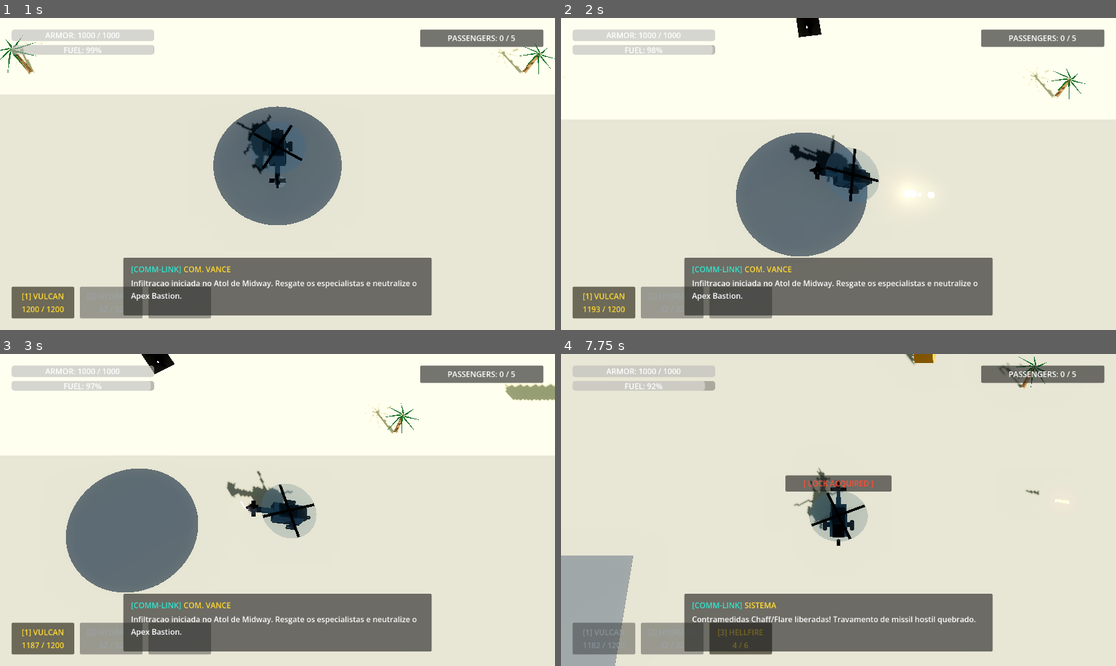
Above: before the commit, frames 1-4 (two rows, left to right).
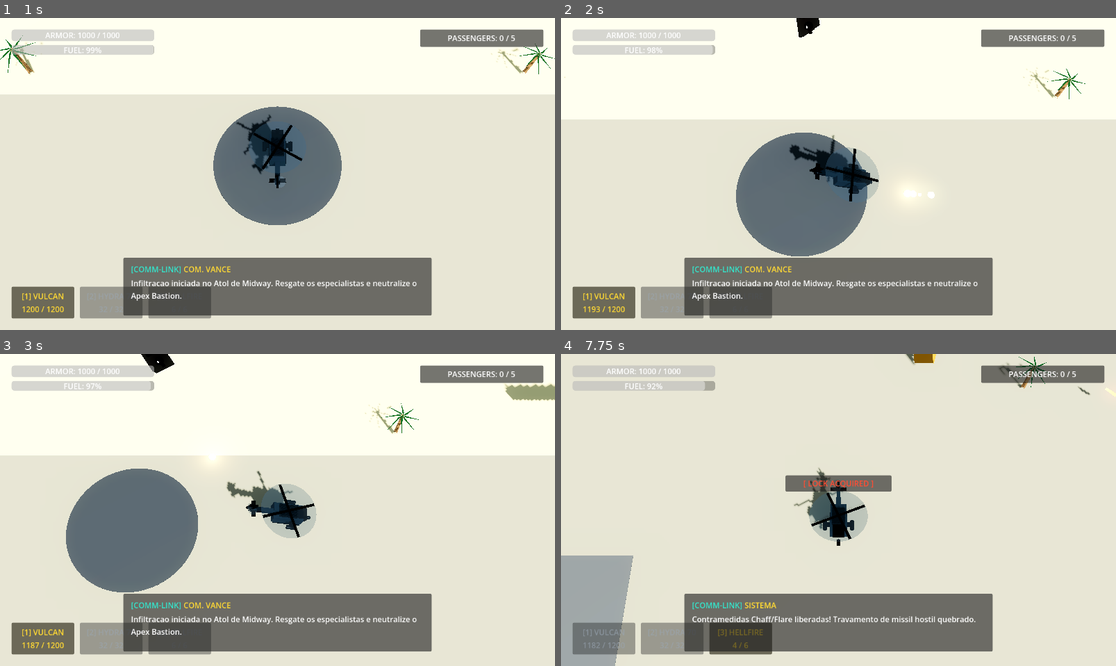
Above: after the commit, the same moments.

Repository: alexcamargos/BlackoutStrike
Game: Godot game, scene res://scenes/core/main.tscn
Same seed, same stepped clock (60 frames per second), same inputs: the game is played once before the commit and once after it.
Inputs (mouse positions are in pixels of both pictures, inside the frame that each line leads up to):
- Up to frame 1 (1 s): click "INICIAR INCURSAO" at 0.5 s
- Up to frame 2 (2 s): tap Enter at 1.25 s; move the mouse to (960, 158) at 1.27 s; press the mouse at (960, 158) at 1.28 s; hold D (move_east) from 1.28 s (still down)
- Up to frame 3 (3 s): release D (move_east) at 2 s; release the mouse at (399, 494) at 2 s; drag from (166, 525) to (249, 572) at 2.02 s; move the mouse to (333, 441) at 2.77 s; hold D (move_east) from 2.78 s (still down); tap 1 (weapon_slot_1) at 2.85 s
- Up to frame 4 (7.75 s): release D (move_east) at 3.5 s; drag from (810, 572) to (672, 463) at 3.52 s; move the mouse to (1005, 556) at 4.27 s; hold A (move_west) 4.28-5 s; tap 3 (weapon_slot_3) at 4.35 s; drag from (672, 463) to (755, 432) at 5.02 s; move the mouse to (866, 510) at 5.77 s; hold S (move_south) 5.78-6.5 s; tap Ctrl at 5.85 s; click (866, 510) at 5.92 s; drag from (755, 432) to (727, 525) at 6.52 s; click "INSTALAR FIRMWARE" at 7.25 s

Frame 1 is identical in both runs. In frame 2, less than 0.1% of the frame differs, in the area x 42-47%, y 1-7%; in frame 3, less than 0.1%; in frame 4, less than 0.1%, in the area x 83-99%, y 10-49%.

Commit message:
fix(ai): corrigir ordem de orientacao de torreta e desalocacao em teste

Diff:
--- a/scripts/components/enemy_ai_controller.gd
+++ b/scripts/components/enemy_ai_controller.gd
@@ -115,6 +115,37 @@
 	_update_target_player()
 	_update_combat_loop(delta)
 	_update_movement(delta)
+	_update_procedural_animations(delta)
+
+
+## Executa micro-animações procedurais conforme o arquétipo hostil (bobbing aéreo, balanço náutico, oscilação de radar).
+##
+## Args:
+##     delta (float): Intervalo de tempo em segundos.
+##
+## Returns:
+##     void
+func _update_procedural_animations(delta: float) -> void:
+	if parent_body == null or not is_instance_valid(parent_body) or not parent_body.is_inside_tree():
+		return
+
+	var model: Node3D = parent_body.get_node_or_null("ModelContainer") as Node3D
+	if model == null:
+		return
+
+	var t: float = float(Time.get_ticks_msec()) * 0.004
+	match stats_data.behavior:
+		EnemyStatsData.BehaviorType.AIR_INTERCEPTOR:
+			model.position.y = sin(t * 1.5) * 0.12
+			model.rotation.z = sin(t) * 0.05
+		EnemyStatsData.BehaviorType.NAVAL_PATROL:
+			model.rotation.x = sin(t * 1.2) * 0.04
+			model.rotation.z = cos(t * 0.9) * 0.04
+		EnemyStatsData.BehaviorType.STATIC_TURRET:
+			if turret_node != null and is_instance_valid(turret_node):
+				var radar: Node3D = turret_node.get_node_or_null("RadarDome") as Node3D
+				if radar != null:
+					radar.rotate_y(2.5 * delta)
 
 
 ## Atualiza a referência do jogador ativo na árvore de cena.
@@ -165,27 +196,33 @@
 ## Returns:
 ##     void
 func _orient_towards(target_pos: Vector3, delta: float) -> void:
+	if parent_body == null or not is_instance_valid(parent_body):
+		return
+
 	var my_pos: Vector3 = parent_body.global_position
 	var look_dir: Vector3 = (target_pos - my_pos)
-	if stats_data.behavior != EnemyStatsData.BehaviorType.AIR_INTERCEPTOR:
+	var is_air: bool = stats_data != null and stats_data.behavior == EnemyStatsData.BehaviorType.AIR_INTERCEPTOR
+	var is_static: bool = stats_data != null and stats_data.behavior == EnemyStatsData.BehaviorType.STATIC_TURRET
+
+	if not is_air:
 		look_dir.y = 0.0
 
 	if look_dir.length_squared() > 0.01:
 		var target_basis: Basis = Basis.looking_at(look_dir.normalized(), Vector3.UP)
 
-		# Apontamento angular da torreta desacoplada em direção ao alvo
+		# 1. Corpo pai rotaciona suavemente primeiro (exceto STATIC_TURRET, cuja base permanece estática)
+		if not is_static:
+			parent_body.global_transform.basis = parent_body.global_transform.basis.slerp(target_basis, clampf(6.0 * delta, 0.0, 1.0))
+
+		# 2. Apontamento angular da torreta desacoplada em direção ao alvo calculado após a rotação da base
 		if turret_node != null and is_instance_valid(turret_node):
 			var turret_pos: Vector3 = turret_node.global_position
 			var turret_dir: Vector3 = (target_pos - turret_pos)
-			if stats_data.behavior != EnemyStatsData.BehaviorType.AIR_INTERCEPTOR and stats_data.behavior != EnemyStatsData.BehaviorType.STATIC_TURRET:
+			if not is_air and not is_static:
 				turret_dir.y = 0.0
 			if turret_dir.length_squared() > 0.01:
 				var t_basis: Basis = Basis.looking_at(turret_dir.normalized(), Vector3.UP)
-				turret_node.global_transform.basis = turret_node.global_transform.basis.slerp(t_basis, 8.0 * delta)
-
-		# Corpo pai rotaciona suavemente (exceto STATIC_TURRET, cuja base permanece estática)
-		if stats_data.behavior != EnemyStatsData.BehaviorType.STATIC_TURRET:
-			parent_body.global_transform.basis = parent_body.global_transform.basis.slerp(target_basis, 6.0 * delta)
+				turret_node.global_transform.basis = turret_node.global_transform.basis.slerp(t_basis, clampf(8.0 * delta, 0.0, 1.0))
 
 
 ## Dispara um projétil contra o alvo especificado.
@@ -216,7 +253,7 @@
 	if projectile.is_homing and target != null:
 		projectile.homing_target = target
 
-	# Posição e orientação
+	# Posição e orientação de saída
 	var muzzle_pos: Vector3 = parent_body.global_position if parent_body.is_inside_tree() else parent_body.position
 	if muzzle_marker != null and is_instance_valid(muzzle_marker) and muzzle_marker.is_inside_tree():
 		muzzle_pos = muzzle_marker.global_position
@@ -231,23 +268,22 @@
 	else:
 		parent_body.add_child(projectile)
 
-	if target != null:
-		var dir: Vector3 = (target_pos - muzzle_pos).normalized()
-		projectile.global_position = muzzle_pos + dir * 0.8
-		if dir.length_squared() > 0.01:
-			var target_look: Vector3 = projectile.global_position + dir
-			if projectile.is_inside_tree():
-				projectile.look_at(target_look, Vector3.UP)
-	else:
-		if turret_node != null and is_instance_valid(turret_node) and turret_node.is_inside_tree():
-			projectile.global_position = muzzle_pos
-			projectile.global_transform.basis = turret_node.global_transform.basis
-		else:
-			projectile.global_position = muzzle_pos
-			if parent_body.is_inside_tree():
-				projectile.global_transform = parent_body.global_transform
+	var shot_dir: Vector3 = -parent_body.global_transform.basis.z.normalized() if parent_body.is_inside_tree() else Vector3.FORWARD
+	if turret_node != null and is_instance_valid(turret_node) and turret_node.is_inside_tree():
+		shot_dir = -turret_node.global_transform.basis.z.normalized()
+	elif target != null:
+		var dir_to_target: Vector3 = (target_pos - muzzle_pos).normalized()
+		if dir_to_target.length_squared() > 0.01:
+			shot_dir = dir_to_target
+
+	projectile.global_position = muzzle_pos + shot_dir * 0.8
+	if shot_dir.length_squared() > 0.01:
+		var target_look: Vector3 = projectile.global_position + shot_dir
+		if projectile.is_inside_tree():
+			projectile.look_at(target_look, Vector3.UP)
 
 	weapon_fired.emit(projectile)
+	return projectile
 	return projectile
 
 
--- a/tests/unit/test_enemy_ai.gd
+++ b/tests/unit/test_enemy_ai.gd
@@ -43,7 +43,7 @@
 
 	var proj: Projectile = enemy_controller.fire_weapon_at(target_node)
 	if proj != null:
-		autofree(proj)
+		autoqfree(proj)
 	assert_not_null(proj, "Disparar a arma deve instanciar um projetil valido.")
 	assert_signal_emitted(enemy_controller, "weapon_fired", "Deve emitir o sinal weapon_fired.")
 	assert_eq(proj.damage, 20.0, "O dano do projetil deve corresponder ao stats_data.")
